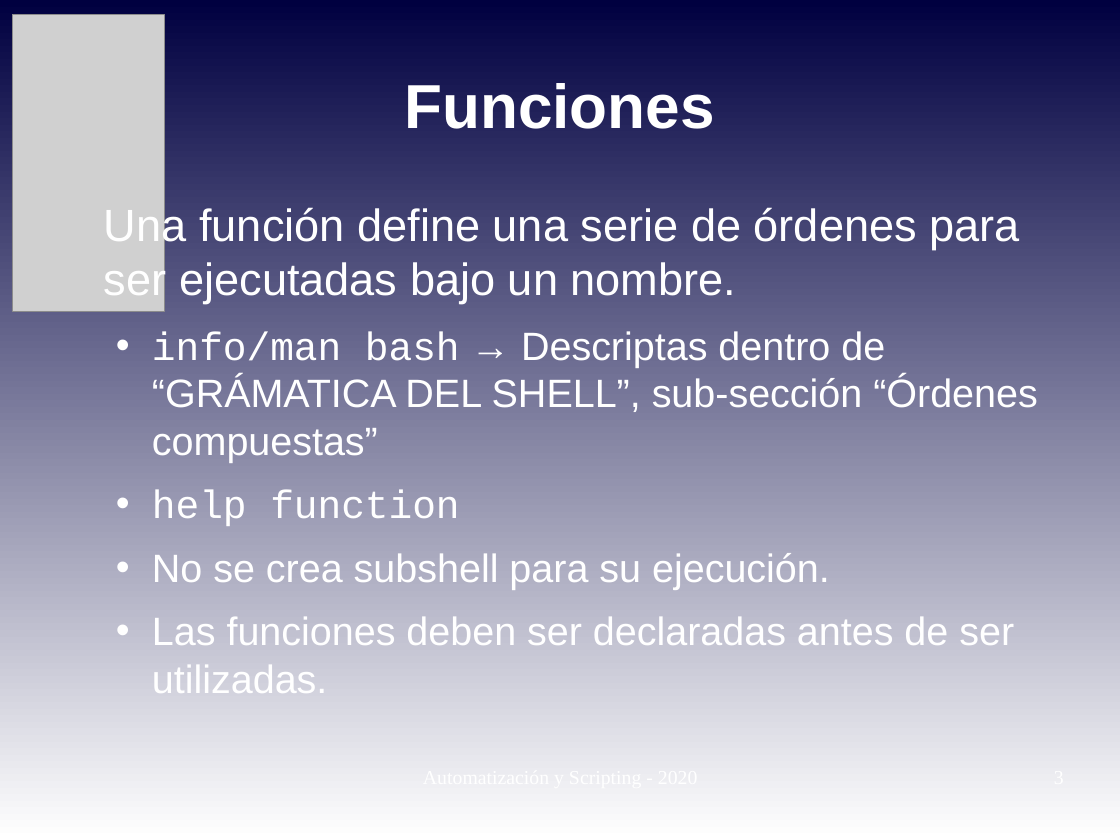
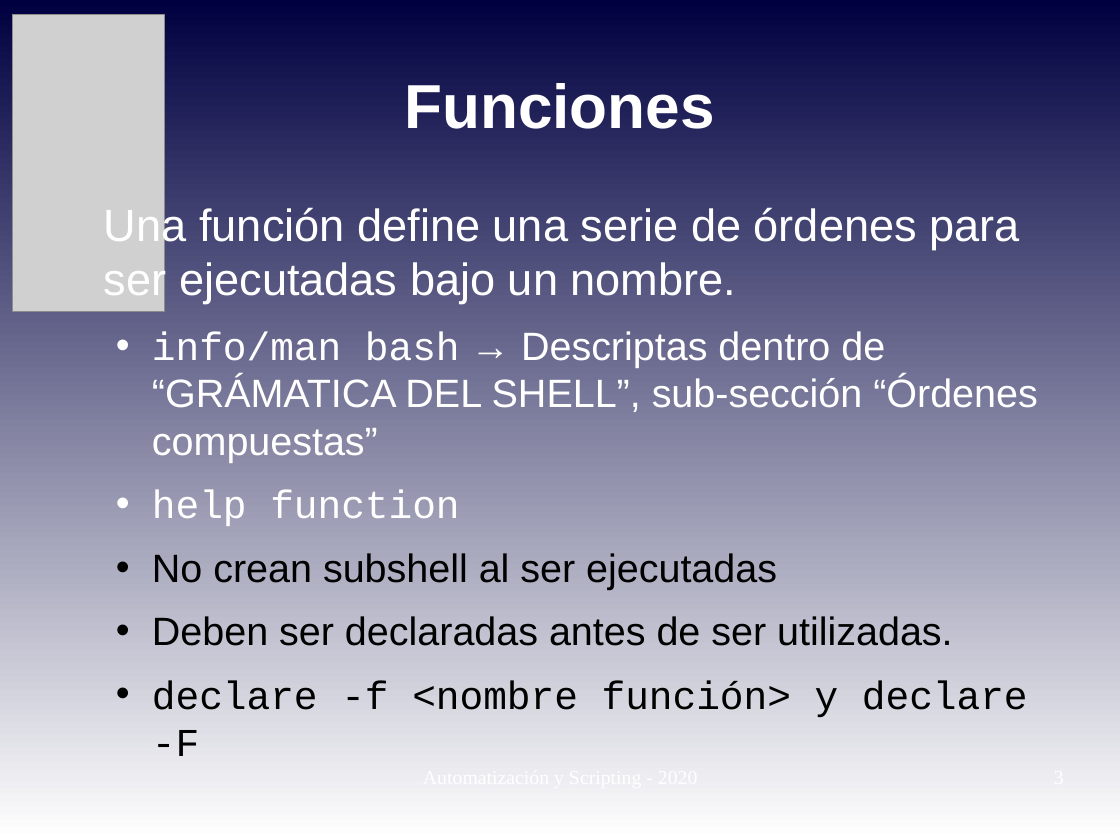
Before and after one commit to niniadcobre/-AutoyScripting, a slide deck: slide 3 of clases/AYS_clase04.odp. Drawn at 1120x840 pixels with LibreOffice and Linux fonts; fonts in the diff are those of the drawing; grey boxes stand for pictures. Boxes give left, top, right and bottom in pixels: in the first picture for what was removed or moved away, otherwise in the second. Text is boxed around its words. In the diff, an @@ line names an element or a change of style, - is before the commit and + after.

```diff
--- a/clases/AYS_clase04.odp
+++ b/clases/AYS_clase04.odp
@@ text at (x1=152, y1=553, x2=1028, y2=756): text changed; text colour #FFFFFF to #000000 @@
-  • No se crea subshell para su ejecución.
-  • Las funciones deben ser declaradas antes de ser utilizadas.
+  • No crean subshell al ser ejecutadas
+  • Deben ser declaradas antes de ser utilizadas.
+  • declare -f <nombre función> y declare -F
```
Also in this commit, not shown: 1 other slide changed, 1 other file.
